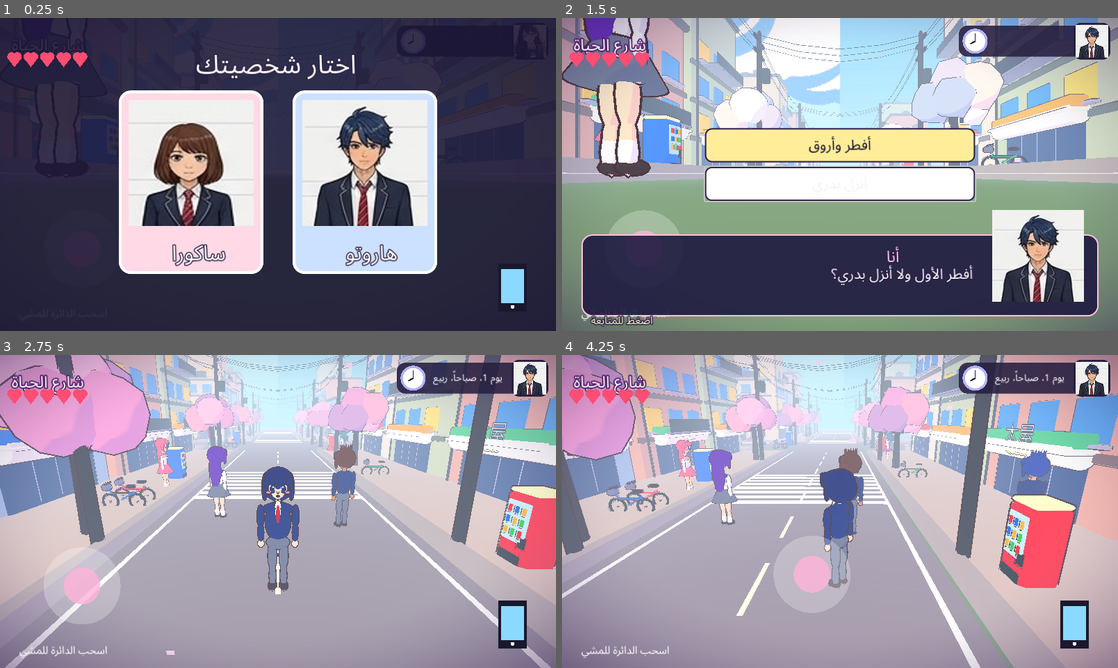
Above: before the commit, frames 1-4 (two rows, left to right).
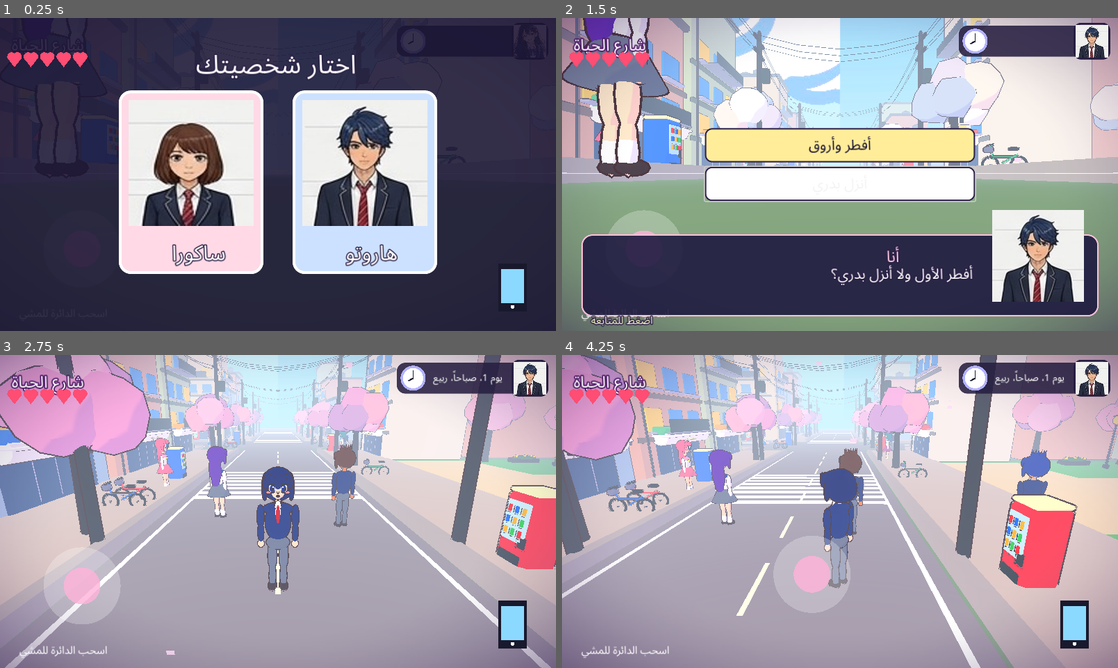
Above: after the commit, the same moments.

Repository: otakucoderstudio/anime-life-game
Game: Godot game, scene res://main.tscn
Same seed, same stepped clock (60 frames per second), same inputs: the game is played once before the commit and once after it.
Inputs (mouse positions are in pixels of both pictures, inside the frame that each line leads up to):
- Up to frame 1 (0.25 s): no input
- Up to frame 2 (1.5 s): tap Enter at 0.5 s; move the mouse to (962, 158) at 0.52 s; hold Right (ui_right) 0.53-1.25 s; click (962, 158) at 0.67 s; tap Space at 1.25 s; drag from (728, 190) to (812, 237) at 1.27 s
- Up to frame 3 (2.75 s): click "أفطر وأروق" at 2 s
- Up to frame 4 (4.25 s): move the mouse to (895, 442) at 2.77 s; hold Right (ui_right) 2.78-3.5 s; drag from (812, 574) to (673, 464) at 3.52 s

The runs differ from the first frame. In frame 2, 5.9% of the frame differs, in the area x 76-100%, y 0-47%; in frame 3, 7.1%; in frame 4, 9.6%, in the area x 66-100%, y 0-60%.

Commit message:
Source for v3d-0.14 (walkable park)

Diff:
--- a/godot-3d/main.gd
+++ b/godot-3d/main.gd
@@ -177,7 +177,30 @@
 		vending(vp,(90.0 if ns else 0.0) if true else 0.0,Color(0.9,0.2,0.25))
 	if idx%2==0:
 		pole(Vector3(c+5.1,0,t) if ns else Vector3(t,0,c+5.1))
+
+func build_park():
+	# park behind the right-side opening of the main street (x 9..60, z -19..-2)
+	box(self,Vector3(51,0.12,18),Color(0.45,0.72,0.4),Vector3(34.5,0.0,-10.5),false)
+	box(self,Vector3(51,0.14,3),Color(0.9,0.84,0.7),Vector3(34.5,0.0,-10.5),false)
+	box(self,Vector3(8,0.14,17),Color(0.9,0.84,0.7),Vector3(13.0,0.0,-10.5),false)
+	box(self,Vector3(3,0.14,17),Color(0.9,0.84,0.7),Vector3(34.5,0.0,-10.5),false)
+	pglb("fountain",Vector3(34.5,0.1,-10.5),0.0)
+	for k in range(5):
+		var x:=20.0+k*9.0
+		pglb("bench",Vector3(x,0.1,-7.2),0.0,Color(1,1,1),Color(1,1,1))
+		pglb("bench",Vector3(x+4.0,0.1,-13.8),180.0)
+		pglb("lamp",Vector3(x+2.0,0.1,-5.0),0.0)
+		pglb("lamp",Vector3(x+2.0,0.1,-16.0),0.0)
+	for k in range(6):
+		var fx:=18.0+k*7.5
+		pglb("flowers",Vector3(fx,0.1,-3.2),0.0,Color(1,1,1),[Color(1,0.5,0.6),Color(1,0.85,0.3),Color(0.8,0.6,1)][k%3])
+		pglb("flowers",Vector3(fx+3.0,0.1,-18.0),0.0,Color(1,1,1),[Color(1,0.85,0.3),Color(1,0.5,0.6),Color(0.9,0.9,1)][k%3])
+	for k in range(7):
+		sakura(Vector3(16.0+k*7.0+(k%2)*2.0,0.1,-2.2-(k%3)*0.6),k+3)
+		sakura(Vector3(18.0+k*7.0,0.1,-18.5+(k%2)*0.4),k+1)
+	for k in range(4): sakura(Vector3(27.0+k*10.0,0.1,-10.5+(1 if k%2==0 else -1)*5.0),k+9)
 func build_world():
+	build_park()
 	var gA:=Vector2(-28.8,-48.7); var gB:=Vector2(-90,-110)
 	# N-S side streets
 	for x0 in [-70.0,70.0]:
@@ -225,7 +248,7 @@
 		for k in range(8): box(self,Vector3(8.0,0.01,0.55),Color(1,1,1),Vector3(0,0.025,zc-k*1.0),false)
 	var cols=[Color(0.9,0.84,0.72),Color(0.7,0.78,0.85),Color(0.86,0.7,0.62),Color(0.78,0.82,0.7),Color(0.92,0.9,0.86),Color(0.68,0.66,0.74)]
 	for i in range(10):
-		for side in ([] if i==4 or i==5 else [-1,1]):
+		for side in ([] if i==4 or i==5 else ([-1] if i==1 or i==2 else [-1,1])):
 			var h=7.0+float((i*7+side*3+20)%5)*2.2
 			var z=-float(i)*9.5+4
 			building(side,z,h,cols[(i+(1 if side>0 else 0))%cols.size()],i)
@@ -690,7 +713,7 @@
 
 var frames:=0
 
-var walk_rects:=[Rect2(-8.5,-120,17,126),Rect2(-78.5,-114,17,120),Rect2(61.5,-114,17,120),Rect2(-112,-47.25,224,17),Rect2(-112,-108.5,224,17)]
+var walk_rects:=[Rect2(-8.5,-120,17,126),Rect2(8,-19.5,53,18),Rect2(-78.5,-114,17,120),Rect2(61.5,-114,17,120),Rect2(-112,-47.25,224,17),Rect2(-112,-108.5,224,17)]
 func clamp_walk(p:Vector3)->Vector3:
 	if in_room!='':
 		return Vector3(clamp(p.x,bnd.position.x,bnd.end.x),p.y,clamp(p.z,bnd.position.y,bnd.end.y))
@@ -727,6 +750,7 @@
 			if frames==52 and rk in OS.get_cmdline_user_args(): for p in room_pts: scene_done[p.key]=true
 			if frames==52 and rk in OS.get_cmdline_user_args(): player.position+=Vector3(-2.0,0,-1.5) if rk!='home' else Vector3(-1.5,0,-3.0)
 		if frames==20 and 'street' in OS.get_cmdline_user_args(): scene_layer.visible=false; mode='play'; phone_btn.visible=true; player.position=Vector3(0,0,-20)
+		if frames==20 and 'park' in OS.get_cmdline_user_args(): scene_layer.visible=false; mode='play'; phone_btn.visible=true; player.position=Vector3(24,0,-5.5); player.rotation.y=-1.2
 		if frames==20 and 'world' in OS.get_cmdline_user_args(): scene_layer.visible=false; mode='play'; phone_btn.visible=true; player.position=Vector3(0,0,-30)
 		if frames==5 and 'dusk' in OS.get_cmdline_user_args(): hud_min=17.5*60+(14*1440.0 if not "winter" in OS.get_cmdline_user_args() else 22*1440.0); env_t=0.0
 		if frames==59: print('STAT nodes=',get_tree().get_node_count(),' draws=',RenderingServer.get_rendering_info(RenderingServer.RENDERING_INFO_TOTAL_DRAW_CALLS_IN_FRAME),' prims=',RenderingServer.get_rendering_info(RenderingServer.RENDERING_INFO_TOTAL_PRIMITIVES_IN_FRAME))
Binary file added: godot-3d/props/bench.glb
Binary file added: godot-3d/props/flowers.glb
Binary file added: godot-3d/props/fountain.glb
Binary file added: godot-3d/props/lamp.glb
